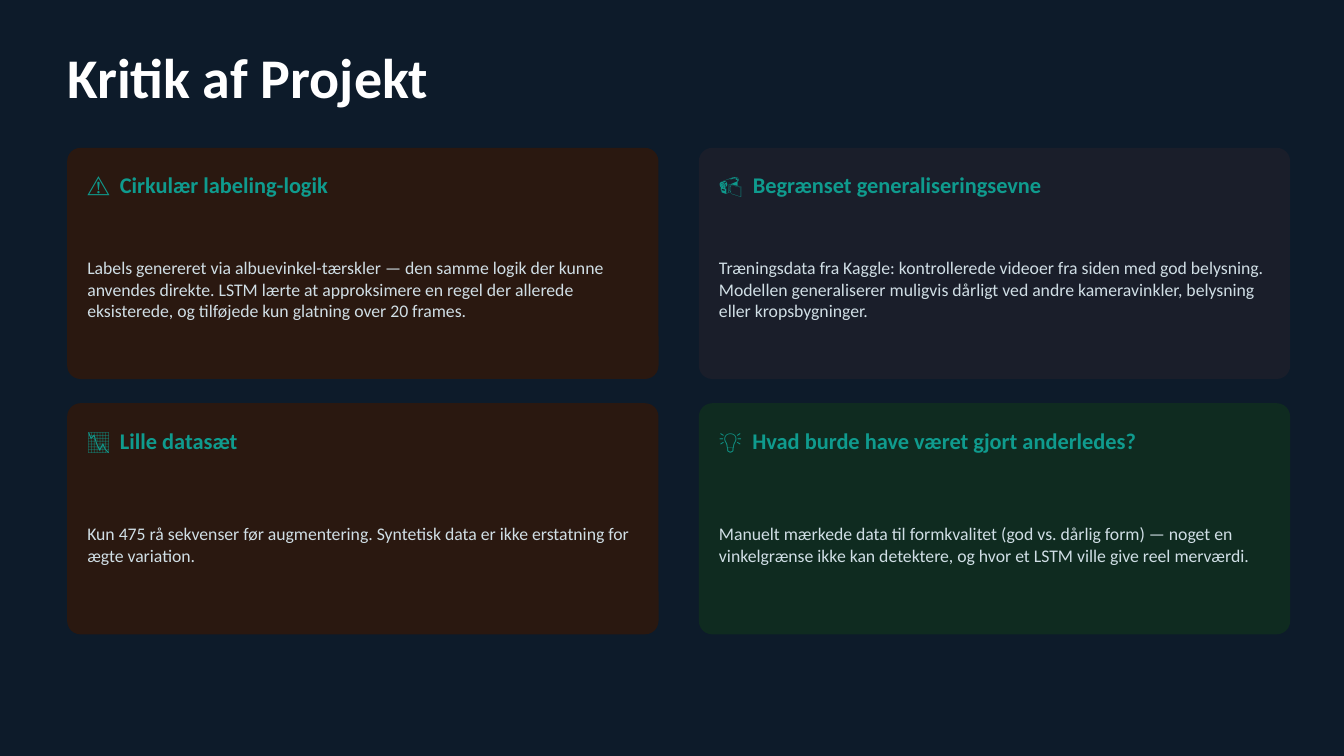
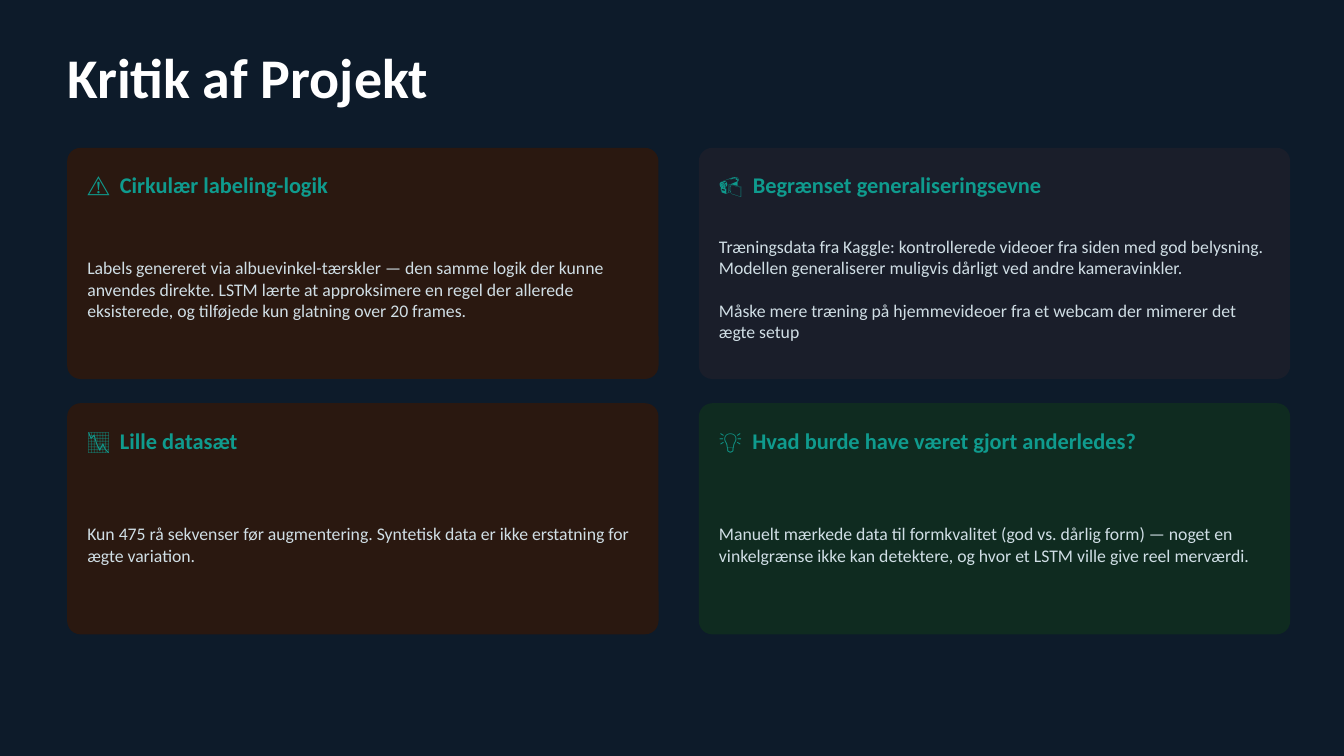
Before and after one commit to gustavtjac/PulseML.js, a slide deck: slide 6 of PulseML_Præsentation.pptx. Drawn at 1344x756 pixels with LibreOffice and Linux fonts; fonts in the diff are those of the drawing. Boxes give left, top, right and bottom in pixels: in the first picture for what was removed or moved away, otherwise in the second. Text is boxed around its words. In the diff, an @@ line names an element or a change of style, - is before the commit and + after.

```diff
--- a/PulseML_Præsentation.pptx
+++ b/PulseML_Præsentation.pptx
@@ text at [719,240,1263,341]: text changed @@
-Træningsdata fra Kaggle: kontrollerede videoer fra siden med god belysning. Modellen generaliserer muligvis dårligt ved andre kameravinkler, belysning eller kropsbygninger.
+Træningsdata fra Kaggle: kontrollerede videoer fra siden med god belysning. Modellen generaliserer muligvis dårligt ved andre kameravinkler.
+Måske mere træning på hjemmevideoer fra et webcam der mimerer det ægte setup
```
Also in this commit, not shown: 1 other slide changed, 4 slides added, 3 slides removed, 6 other files.
